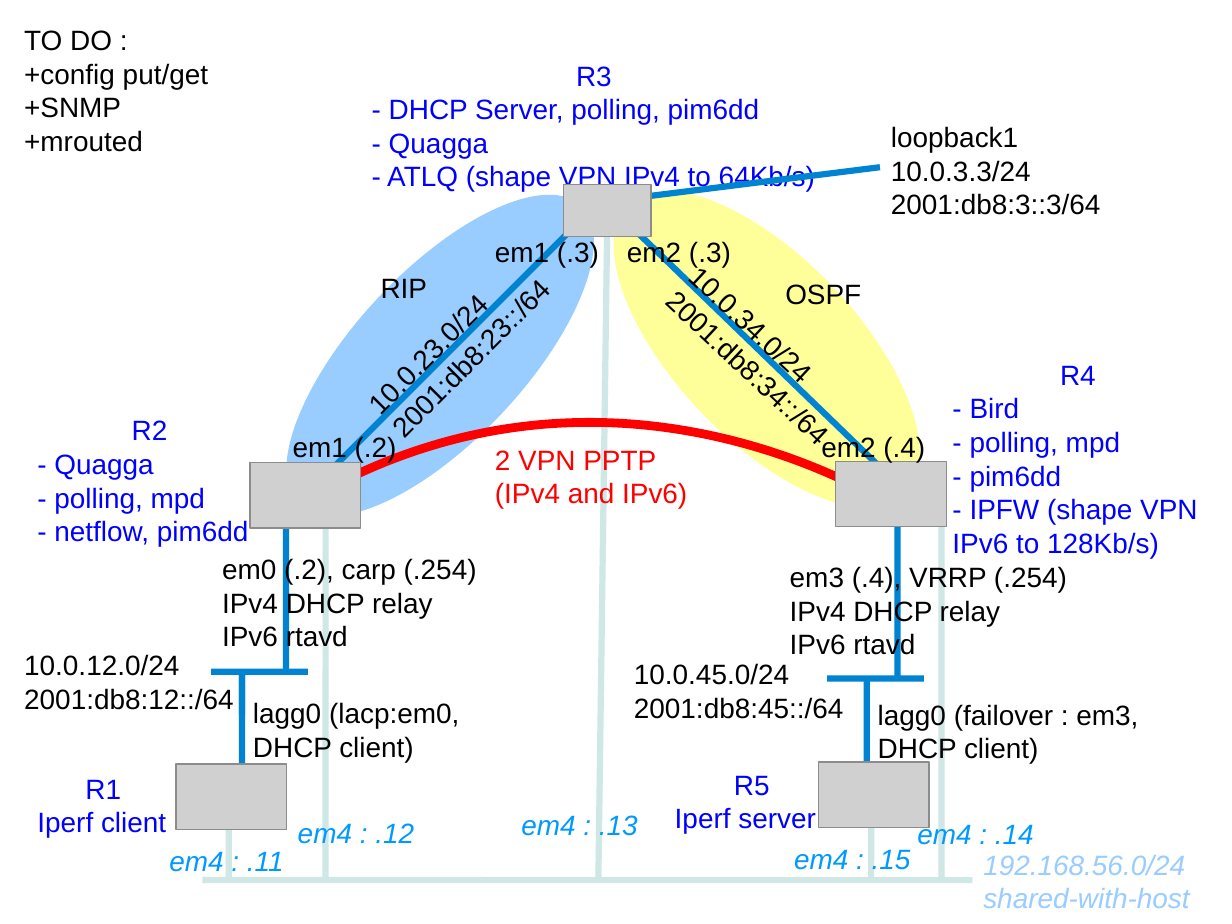
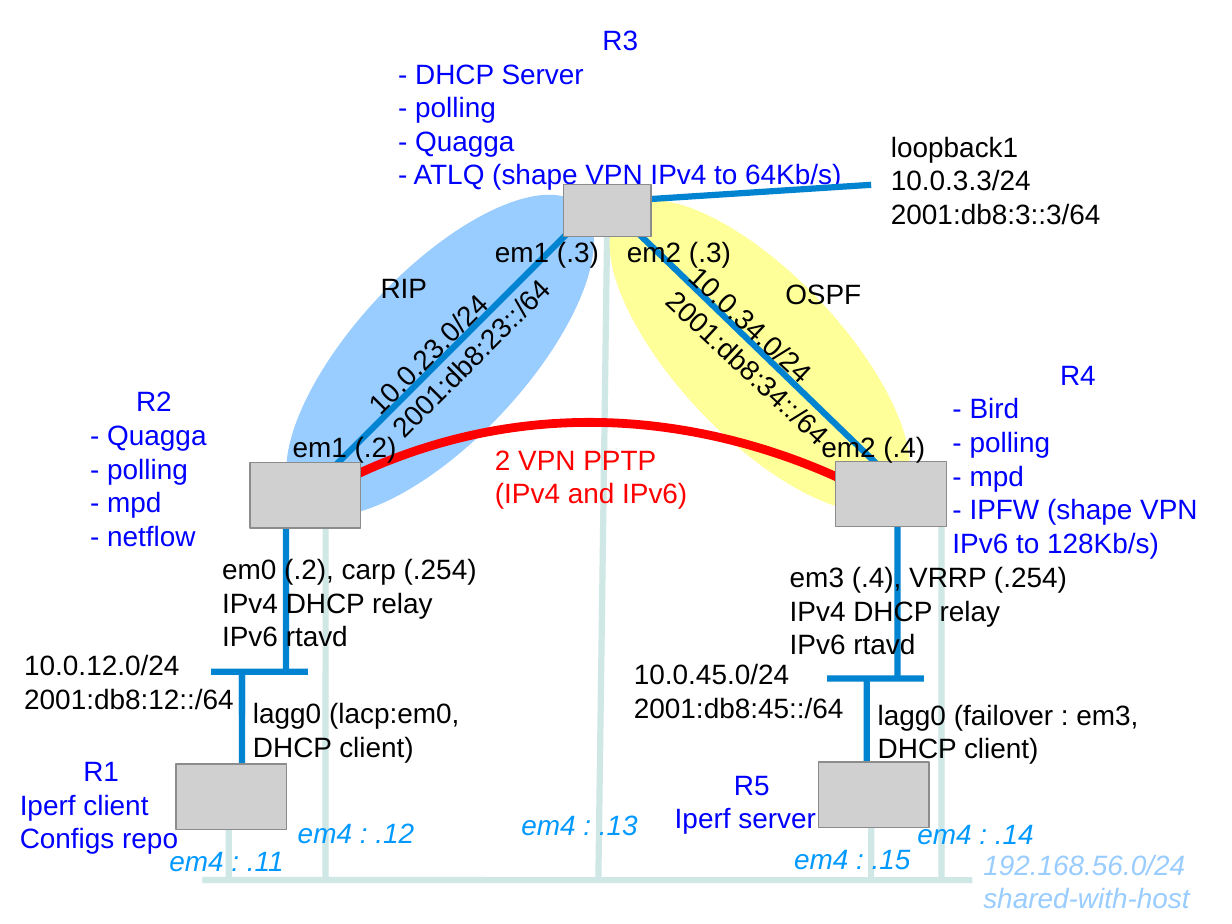
Before and after one commit to ocochard/BSDRP, a slide deck: slide 8 of trunk/docs/labs.examples.odp. Drawn at 1232x924 pixels with LibreOffice and Linux fonts; fonts in the diff are those of the drawing; grey boxes stand for pictures. Boxes give left, top, right and bottom in pixels: in the first picture for what was removed or moved away, otherwise in the second. Text is boxed around its words. In the diff, an @@ line names an element or a change of style, - is before the commit and + after.

Commit message:
improve config put/get, prevent to modify motd

```diff
--- a/trunk/docs/labs.examples.odp
+++ b/trunk/docs/labs.examples.odp
@@ text "R3": place and size @@
-text "R3" at [387, 66, 815, 192]
+text "R3" at [414, 30, 841, 189]
@@ text removed at [24, 30, 208, 152] @@
-TO DO :
-+config put/get
-+SNMP
-+mrouted
@@ text at [415, 64, 584, 122]: text changed @@
-- DHCP Server, polling, pim6dd
+- DHCP Server
+- polling
@@ text "loopback1": place and size @@
-text "loopback1" at [891, 126, 1101, 215]
+text "loopback1" at [891, 136, 1101, 225]
@@ ellipse: place and size @@
-ellipse at [563, 141, 972, 558]
+ellipse at [563, 155, 958, 558]
@@ line moved from (598, 202) - (880, 168) to (598, 202) - (872, 184) @@
@@ text "R2": place and size @@
-text "R2" at [54, 420, 249, 546]
+text "R2" at [107, 391, 206, 547]
@@ text at [970, 431, 1051, 491]: text changed @@
-- polling, mpd
-- pim6dd
+- polling
+- mpd
@@ text at [107, 458, 195, 547]: text changed @@
-- polling, mpd
-- netflow, pim6dd
+- polling
+- mpd
+- netflow
@@ text "R1": place and size @@
-text "R1" at [37, 779, 166, 837]
+text "R1" at [20, 761, 178, 853]
@@ text at [20, 826, 178, 853]: paragraph added @@
+Configs repo
```
Also in this commit, not shown: 4 other files.
